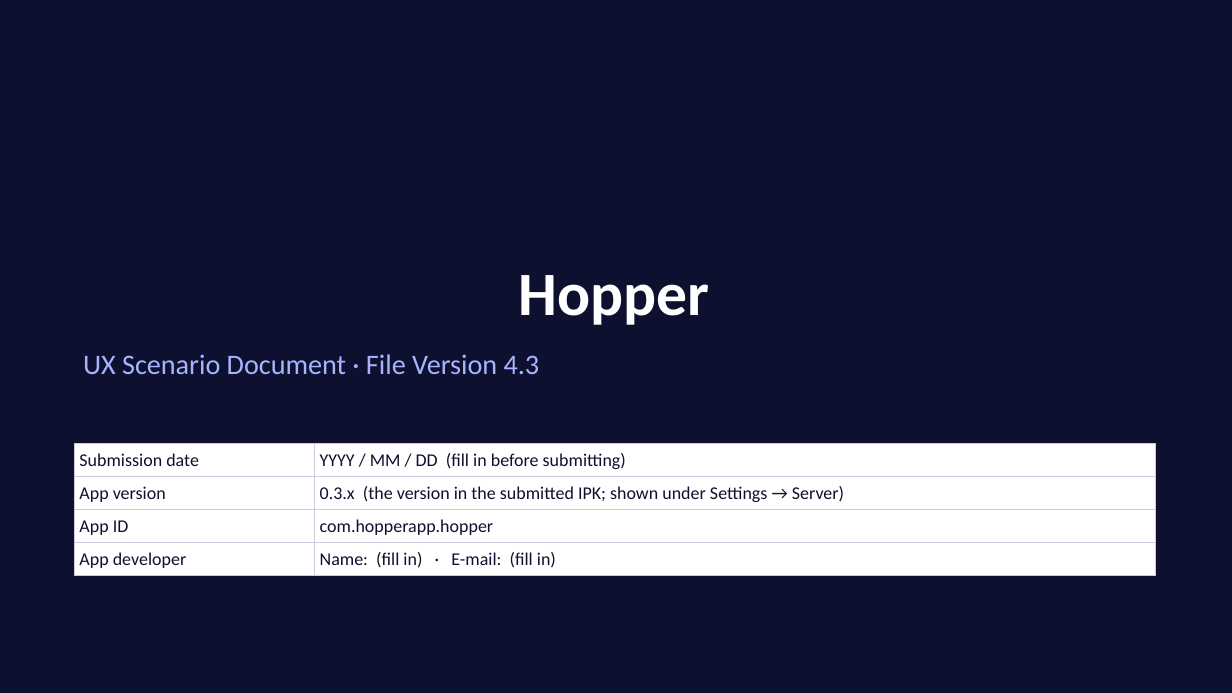
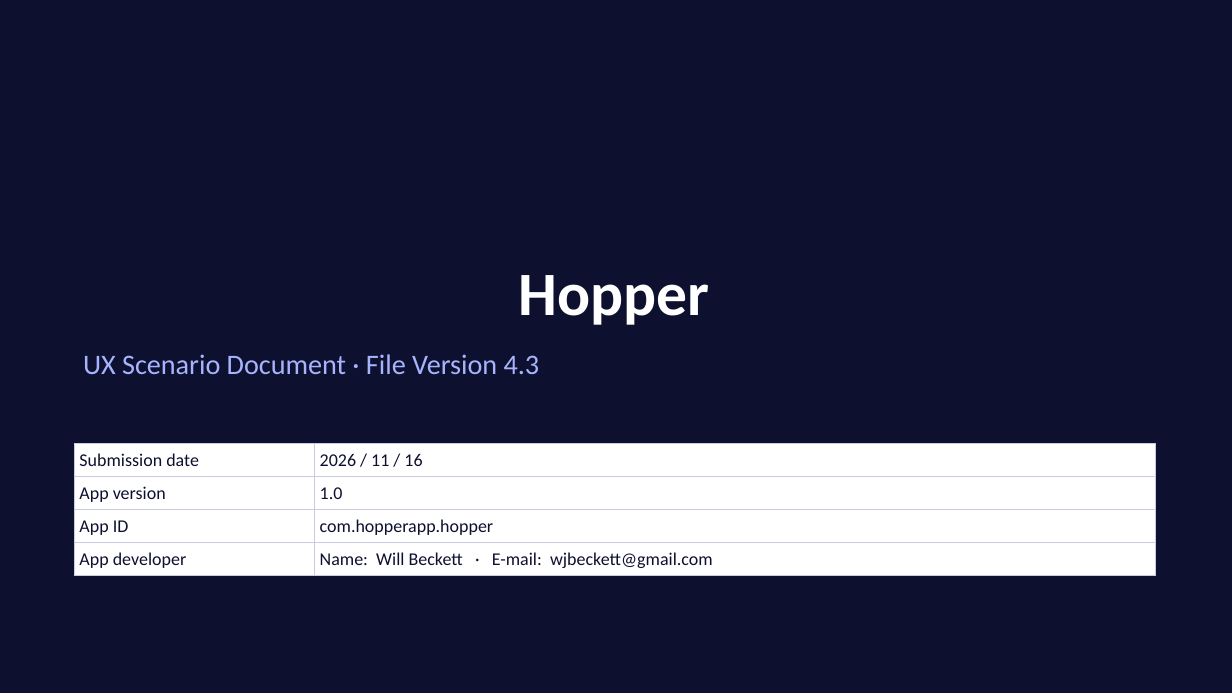
Before and after one commit to wjbeckett/hopper-webos, a slide deck: slide 1 of brand/store/qa/ux_scenario_document.pptx. Drawn at 1232x693 pixels with LibreOffice and Linux fonts; fonts in the diff are those of the drawing. Boxes give left, top, right and bottom in pixels: in the first picture for what was removed or moved away, otherwise in the second. Text is boxed around its words. In the diff, an @@ line names an element or a change of style, - is before the commit and + after.

```diff
--- a/brand/store/qa/ux_scenario_document.pptx
+++ b/brand/store/qa/ux_scenario_document.pptx
@@ table at [74, 444, 1155, 574] @@
-row 1, column 2: YYYY / MM / DD (fill in before submitting)
+row 1, column 2: 2026 / 11 / 16
-row 2, column 2: 0.3.x (the version in the submitted IPK; shown under Settings → Server)
+row 2, column 2: 1.0
-row 4, column 2: Name: (fill in) · E-mail: (fill in)
+row 4, column 2: Name: Will Beckett · E-mail: wjbeckett@gmail.com
```
Also in this commit, not shown: 9 other files.
